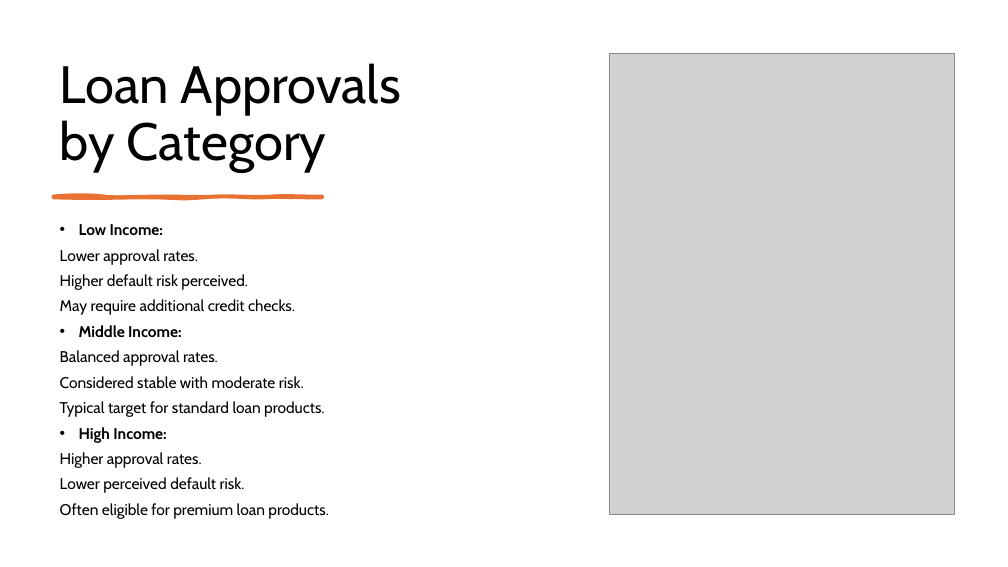
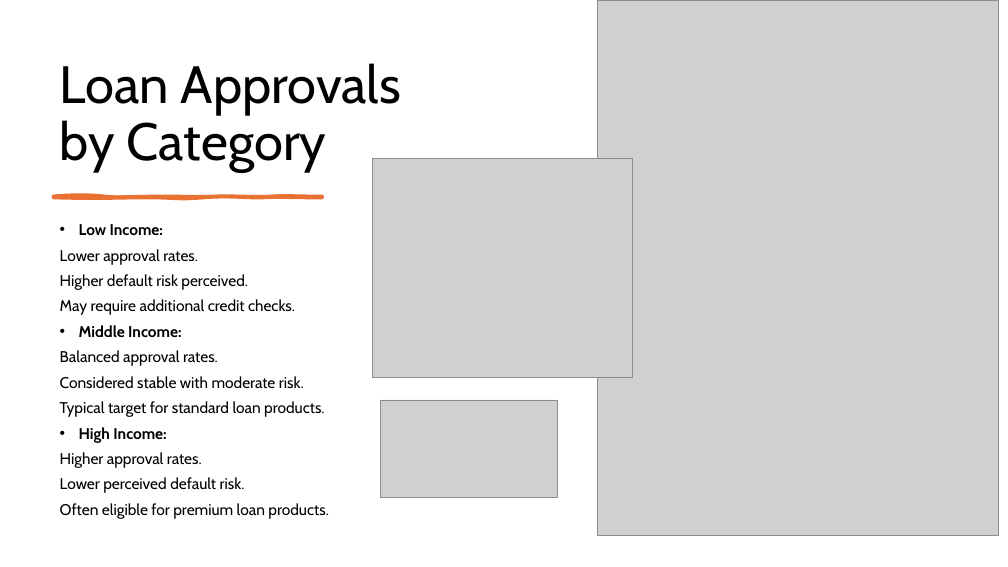
Before and after one commit to larissarmourap/Project4-Group1, a slide deck: slide 4 of Presentation/Project 4-finance-loan.pptx. Drawn at 1008x567 pixels with LibreOffice and Linux fonts; fonts in the diff are those of the drawing; grey boxes stand for pictures. Boxes give left, top, right and bottom in pixels: in the first picture for what was removed or moved away, otherwise in the second. Text is boxed around its words. In the diff, an @@ line names an element or a change of style, - is before the commit and + after.

```diff
--- a/Presentation/Project 4-finance-loan.pptx
+++ b/Presentation/Project 4-finance-loan.pptx
@@ picture: place and size @@
-picture at <box>609,53,954,514</box>
+picture at <box>597,0,999,535</box>
@@ picture added at <box>373,158,633,377</box> @@
@@ picture added at <box>380,400,557,498</box> @@
```
Also in this commit, not shown: 1 other slide changed.
